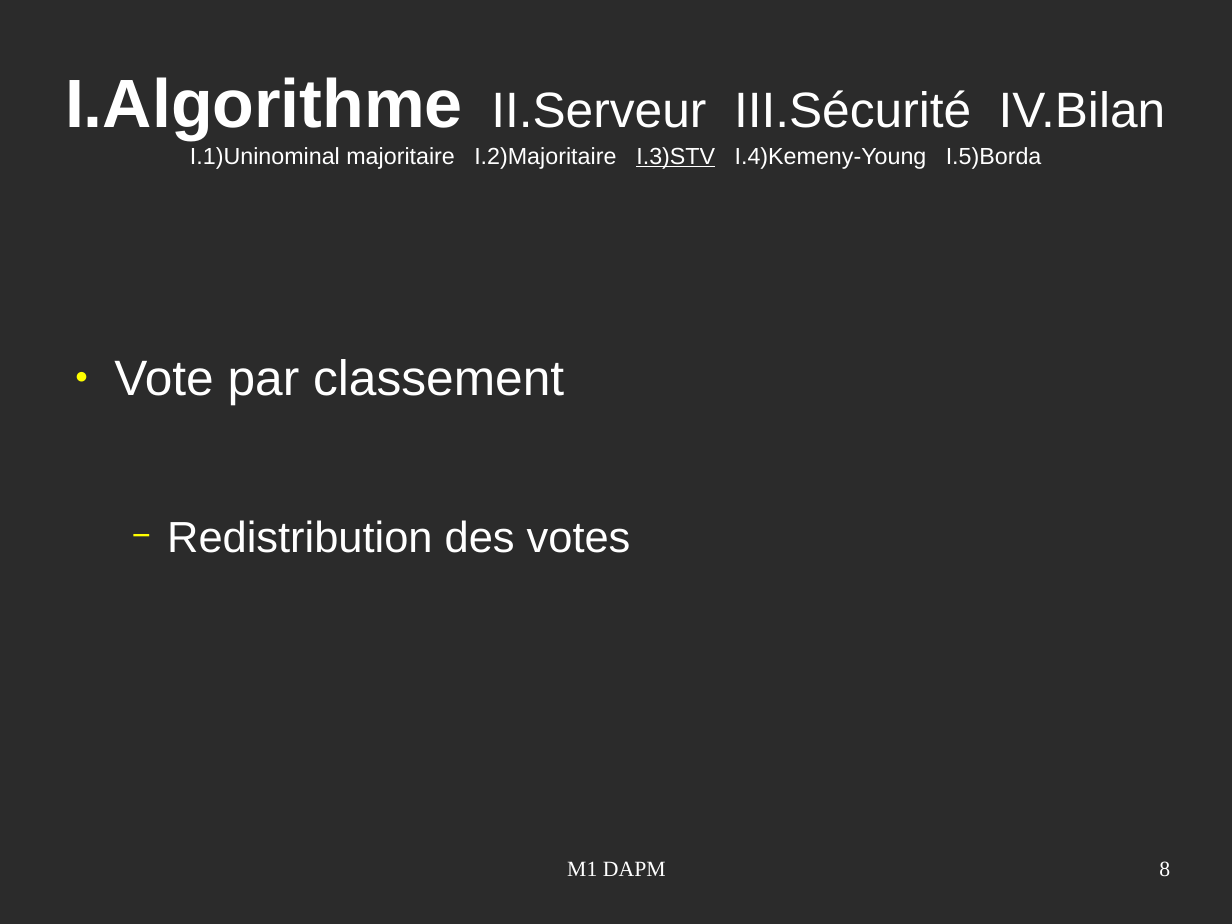
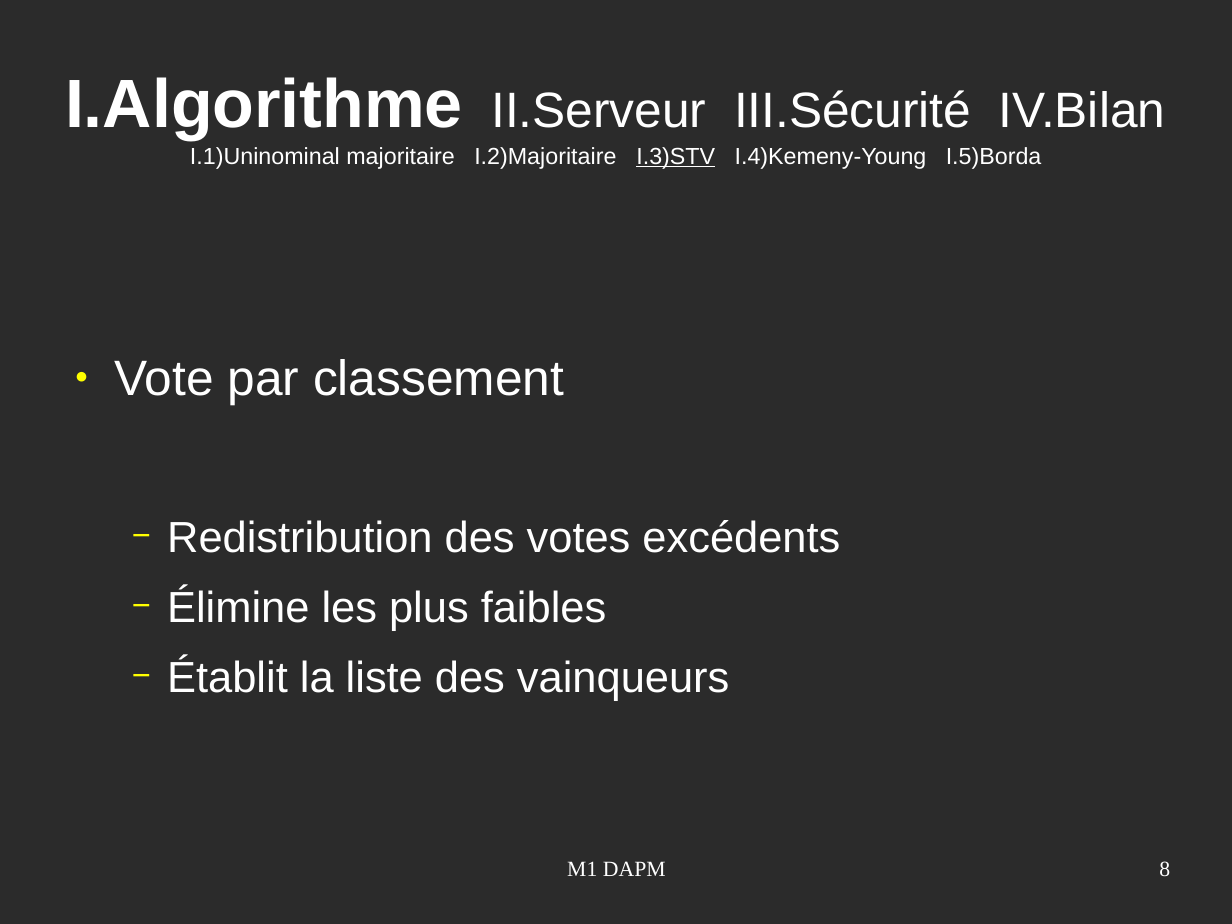
Before and after one commit to Smaylis13/ProjetM1, a slide deck: slide 8 of PresentationProjetM1EVS.odp. Drawn at 1232x924 pixels with LibreOffice and Linux fonts; fonts in the diff are those of the drawing; background and template pictures are left out; a plain dark background stands for a picture behind light text. Boxes give left, top, right and bottom in pixels: in the first picture for what was removed or moved away, otherwise in the second. Text is boxed around its words. In the diff, an @@ line names an element or a change of style, - is before the commit and + after.

```diff
--- a/PresentationProjetM1EVS.odp
+++ b/PresentationProjetM1EVS.odp
@@ text at box(167, 520, 840, 701): text changed @@
-  − Redistribution des votes
+  − Redistribution des votes excédents
+  − Élimine les plus faibles
+  − Établit la liste des vainqueurs
```
Also in this commit, not shown: 1 other slide changed.
